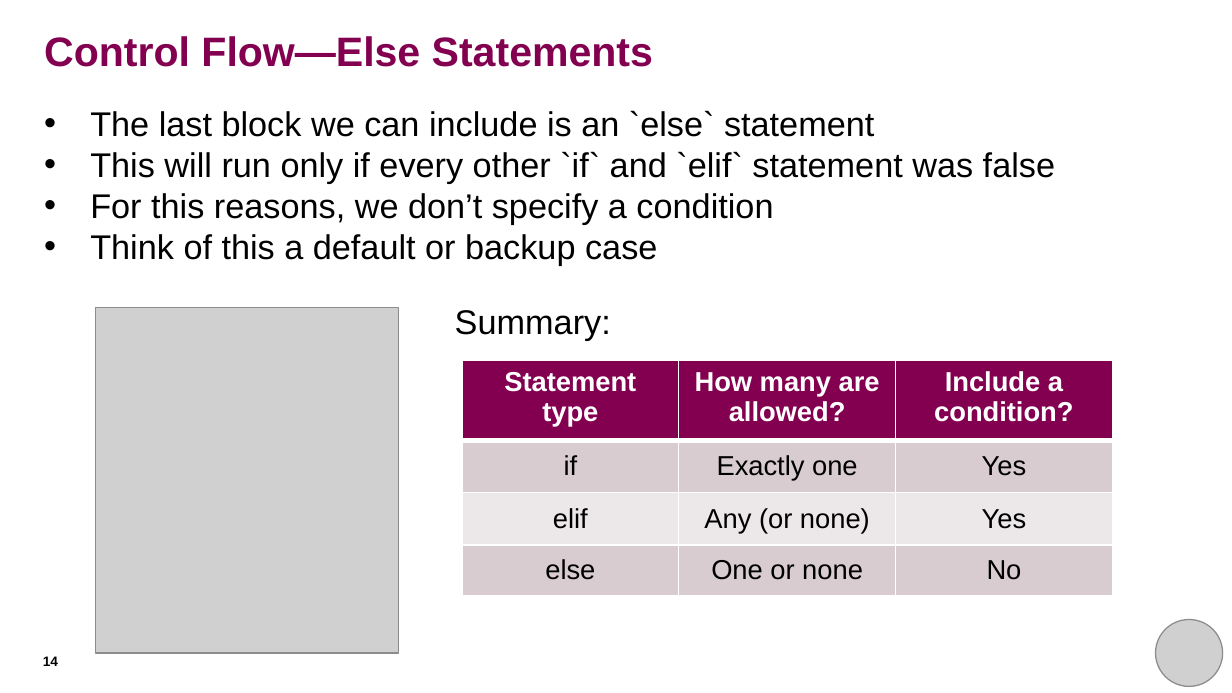
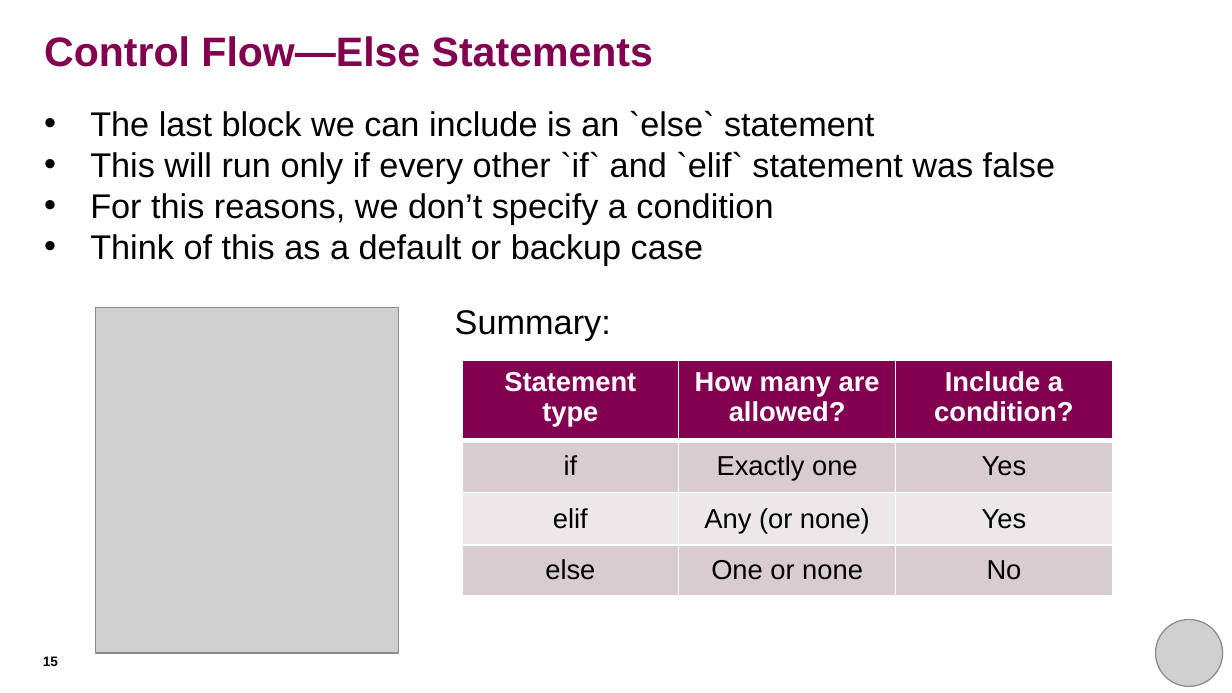
Before and after one commit to rkhetani/beginners-python, a slide deck: slide 15 of session_three/session_three_presentation.pptx (slide 14 before the commit). Drawn at 1232x693 pixels with LibreOffice and Linux fonts; fonts in the diff are those of the drawing; grey boxes stand for pictures. Boxes give left, top, right and bottom in pixels: in the first picture for what was removed or moved away, otherwise in the second. Text is boxed around its words. In the diff, an @@ line names an element or a change of style, - is before the commit and + after.

```diff
--- a/session_three/session_three_presentation.pptx
+++ b/session_three/session_three_presentation.pptx
@@ text at (90,234,703,266): text changed @@
-• Think of this a default or backup case
+• Think of this as a default or backup case
@@ page number at (43,656,58,666): text changed @@
-14
+15
```
Also in this commit, not shown: 5 other slides changed, 2 slides added, 4 other files.
